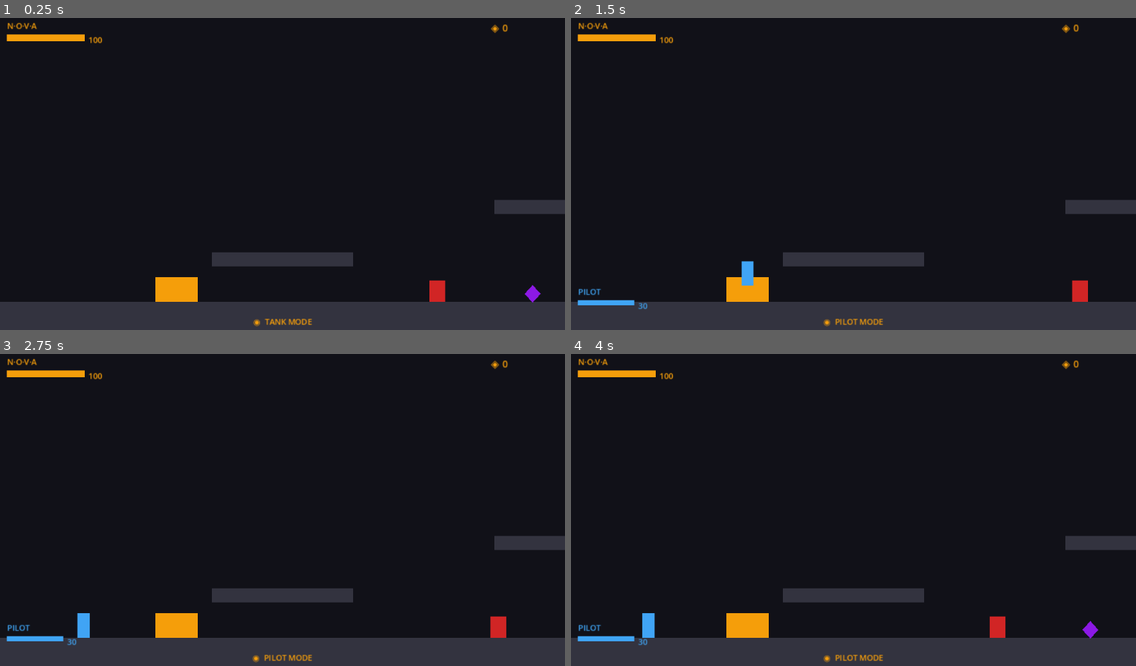
Above: before the commit, frames 1-4 (two rows, left to right).
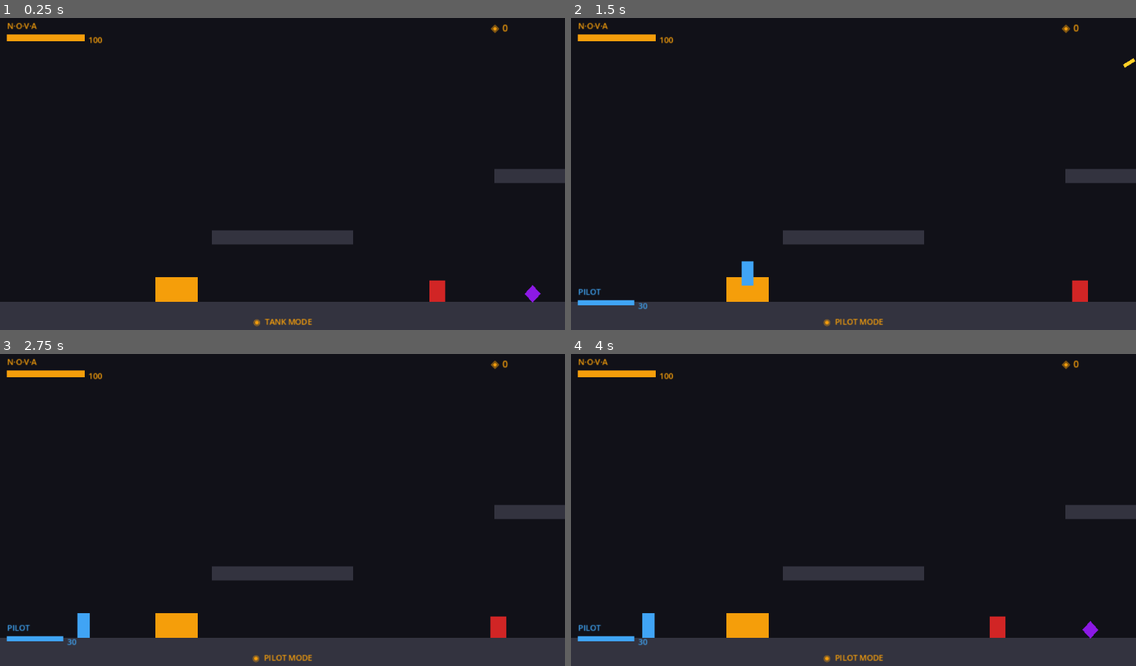
Above: after the commit, the same moments.

Repository: readycheck-studios/steeleternal
Game: Godot game, scene res://scenes/levels/TestRoom.tscn
The game is run twice, just before and just after one commit, with the same random seed, the same clock (stepped at 60 frames per second) and the same inputs.
Inputs (mouse positions are in pixels of both pictures, inside the frame that each line leads up to):
- Up to frame 1 (0.25 s): no input
- Up to frame 2 (1.5 s): move the mouse to (977, 155) at 0.52 s; press the mouse at (977, 155) at 0.53 s; hold R (h_phase_right) from 0.53 s (still down); tap Space (p_jump) at 0.77 s; move the mouse to (740, 186) at 1.27 s; release the mouse at (740, 186) at 1.28 s; tap E (p_interact) at 1.35 s
- Up to frame 3 (2.75 s): tap Space (p_jump) at 1.52 s; move the mouse to (339, 438) at 2.02 s; release R (h_phase_right) at 2.03 s; hold A (p_move_left) from 2.03 s (still down); hold Q (p_utility) from 2.03 s (still down)
- Up to frame 4 (4 s): move the mouse to (825, 572) at 2.77 s; release A (p_move_left) at 2.78 s; release Q (p_utility) at 2.78 s; hold R (h_phase_right) from 2.78 s (still down); click (825, 572) at 2.85 s; tap Space (p_jump) at 3.02, 3.77 s; move the mouse to (1023, 553) at 3.52 s; hold E (p_interact) from 3.53 s (still down)

The runs differ from the first frame. In frame 1, 3.3% of the frame differs, in the area x 37-100%, y 48-80%; in frame 2, 3.3%, in the area x 37-100%, y 12-80%; in frame 3, 3.3%; in frame 4, 3.3%.

Commit message:
fix: one-way platforms + more vertical spacing — Jason can't get trapped
- All 5 platforms: one_way_collision = true — Jason can jump through from below
- Platform A/C/E: y 280→255, B/D: y 220→185 — 45px+ headroom above floor
- QuantumCore adjusted to sit on top of repositioned Platform_C (y 255→230)

Co-Authored-By: Claude Sonnet 4.6 <noreply@anthropic.com>

Diff:
--- a/godot/scenes/levels/TestRoom.tscn
+++ b/godot/scenes/levels/TestRoom.tscn
@@ -66,10 +66,11 @@
 ; Platforms — spread across 1920px for tank + pilot to traverse
 [node name="Platform_A" type="StaticBody2D" parent="WorldGeometry"]
 collision_layer = 1
-position = Vector2(320, 280)
+position = Vector2(320, 255)
 
 [node name="CollisionShape2D" type="CollisionShape2D" parent="WorldGeometry/Platform_A"]
 shape = SubResource("RectangleShape2D_platform")
+one_way_collision = true
 
 [node name="Visual" type="Polygon2D" parent="WorldGeometry/Platform_A"]
 polygon = PackedVector2Array(-80, -8, 80, -8, 80, 8, -80, 8)
@@ -77,10 +78,11 @@
 
 [node name="Platform_B" type="StaticBody2D" parent="WorldGeometry"]
 collision_layer = 1
-position = Vector2(640, 220)
+position = Vector2(640, 185)
 
 [node name="CollisionShape2D" type="CollisionShape2D" parent="WorldGeometry/Platform_B"]
 shape = SubResource("RectangleShape2D_platform")
+one_way_collision = true
 
 [node name="Visual" type="Polygon2D" parent="WorldGeometry/Platform_B"]
 polygon = PackedVector2Array(-80, -8, 80, -8, 80, 8, -80, 8)
@@ -88,10 +90,11 @@
 
 [node name="Platform_C" type="StaticBody2D" parent="WorldGeometry"]
 collision_layer = 1
-position = Vector2(960, 280)
+position = Vector2(960, 255)
 
 [node name="CollisionShape2D" type="CollisionShape2D" parent="WorldGeometry/Platform_C"]
 shape = SubResource("RectangleShape2D_platform")
+one_way_collision = true
 
 [node name="Visual" type="Polygon2D" parent="WorldGeometry/Platform_C"]
 polygon = PackedVector2Array(-80, -8, 80, -8, 80, 8, -80, 8)
@@ -99,10 +102,11 @@
 
 [node name="Platform_D" type="StaticBody2D" parent="WorldGeometry"]
 collision_layer = 1
-position = Vector2(1280, 220)
+position = Vector2(1280, 185)
 
 [node name="CollisionShape2D" type="CollisionShape2D" parent="WorldGeometry/Platform_D"]
 shape = SubResource("RectangleShape2D_platform")
+one_way_collision = true
 
 [node name="Visual" type="Polygon2D" parent="WorldGeometry/Platform_D"]
 polygon = PackedVector2Array(-80, -8, 80, -8, 80, 8, -80, 8)
@@ -110,10 +114,11 @@
 
 [node name="Platform_E" type="StaticBody2D" parent="WorldGeometry"]
 collision_layer = 1
-position = Vector2(1600, 280)
+position = Vector2(1600, 255)
 
 [node name="CollisionShape2D" type="CollisionShape2D" parent="WorldGeometry/Platform_E"]
 shape = SubResource("RectangleShape2D_platform")
+one_way_collision = true
 
 [node name="Visual" type="Polygon2D" parent="WorldGeometry/Platform_E"]
 polygon = PackedVector2Array(-80, -8, 80, -8, 80, 8, -80, 8)
@@ -143,7 +148,7 @@
 
 ; Quantum Core — sits on top of Platform_C. N.O.V.A. parks below; Jason jumps up to hack.
 [node name="QuantumCore" parent="." instance=ExtResource("5_quantum_core")]
-position = Vector2(960, 255)
+position = Vector2(960, 230)
 
 ; Phase A wall — violet barrier blocking the right section in Phase A (default)
 [node name="PhaseWall_A" type="StaticBody2D" parent="."]
